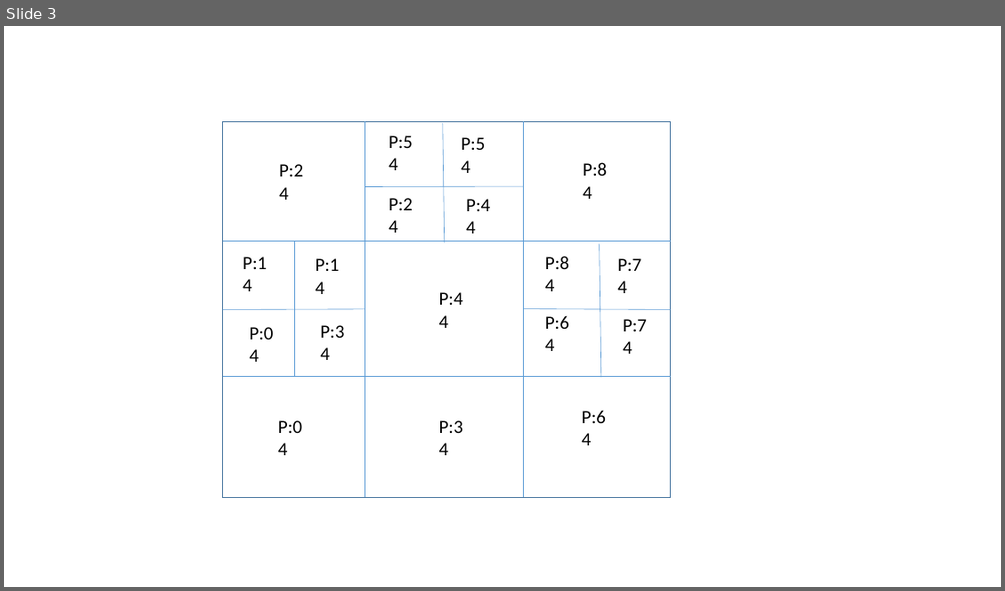
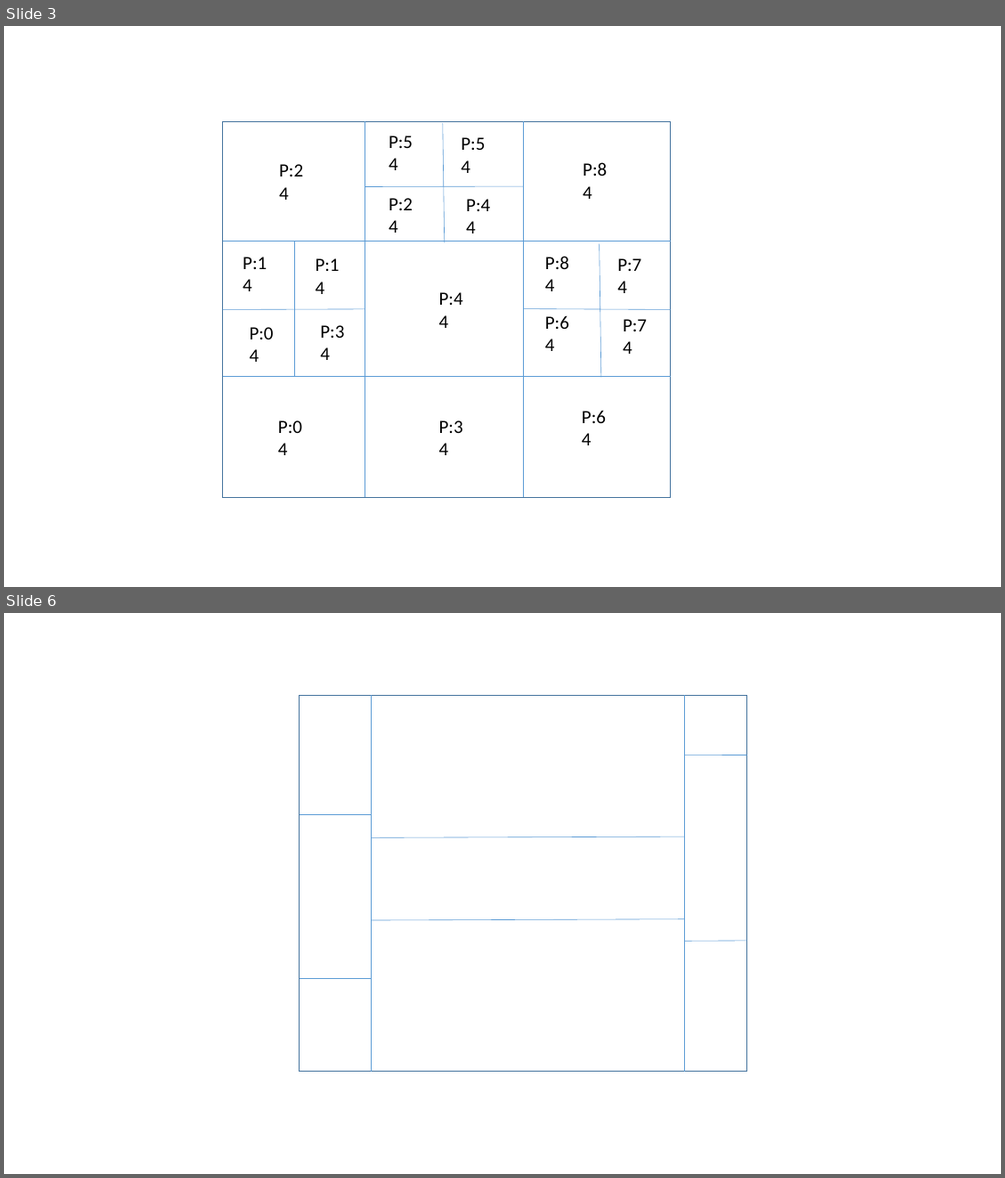
Before and after one commit to tghaddar/TarekGhaddarGraduateWork, a slide deck: CERT_talk/figures/OverloadingAndAMR.pptx. Shown one above the other, each under a label of ours: slide 3 before the commit, slides 3 and 6 after it; the slides between them are not shown. The pictures are 1005x591 and 1005x1178 pixels, drawn with LibreOffice and Linux fonts; fonts in the diff are those of the drawing. Boxes give left, top, right and bottom in pixels: in the first picture for what was removed or moved away, otherwise in the second. Text is boxed around its words. In the diff, an @@ line names an element or a change of style, - is before the commit and + after.

Commit message:
Final Presentation

```diff
--- a/CERT_talk/figures/OverloadingAndAMR.pptx
+++ b/CERT_talk/figures/OverloadingAndAMR.pptx
@@ slide 6 added at (x1=4, y1=613, x2=1001, y2=1174), background #FFFFFF @@
@@ rectangle added at (x1=299, y1=695, x2=747, y2=1071), outline #43739E 1 pt @@
@@ line added from (372, 695) to (372, 1071), #5B9BD5 0.5 pt @@
@@ line added from (685, 695) to (685, 1071), #5B9BD5 0.5 pt @@
@@ line added from (685, 755) to (747, 755), #5B9BD5 0.5 pt @@
@@ line added from (299, 815) to (372, 815), #5B9BD5 0.5 pt @@
@@ line added from (372, 837) to (685, 836), #5B9BD5 0.5 pt @@
@@ line added from (372, 920) to (685, 919), #5B9BD5 0.5 pt @@
@@ line added from (685, 941) to (747, 941), #5B9BD5 0.5 pt @@
@@ line added from (299, 979) to (372, 979), #5B9BD5 0.5 pt @@
```
Also in this commit, not shown: 2 other slides added, 5 other files.
